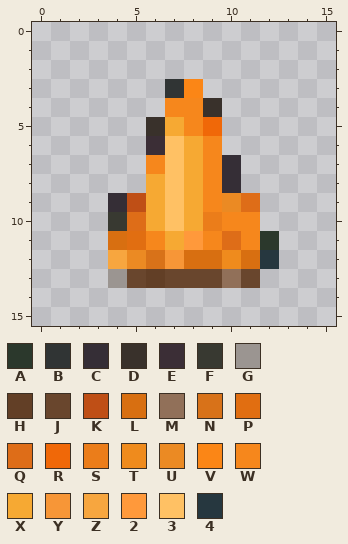
Pixel-art sprite: Assets/Art/gfx/road_cone.png. Above is the file before it was changed.
The file is 16x16 pixels. Colours within 5 levels of each other are drawn and written as one.
Palette (. is transparent): A #2b382c  B #303434  C #352e36  D #39312b  E #3b2e36  F #383931  G #9b9591  H #623f26  J #69462d  K #bf4f16  L #d86f11  M #917059  N #d87219  P #e16e11  Q #de6d18  R #f06808  S #eb7d1a  T #ef8b1d  U #eb8a23  V #fb8616  W #f6871c  X #f6a933  Y #f79637  Z #f7a63f  2 #ff993b  3 #ffc164  4 #26373f
And afterwards:
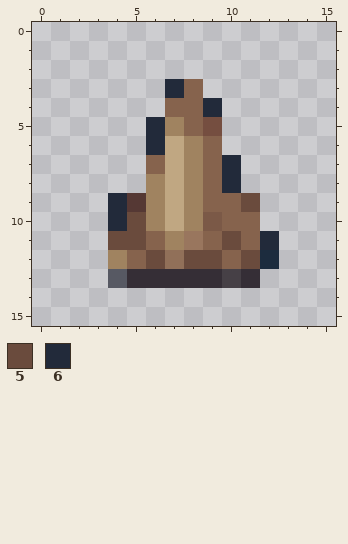
Colours new in this view: 5 #6a4b3d  6 #222a3a
The edit:
colour 2: #ff993b -> #99765e
colour 3: #ffc164 -> #c0a782
colour 4: #26373f -> #1c2c3e
colour G: #9b9591 -> #575963
colour K: #bf4f16 -> #553834
colour M: #917059 -> #464046
colour R: #f06808 -> #754e40
colour S: #eb7d1a -> #7b5947
colour W: #f6871c -> #86634d
colour X: #f6a933 -> #a08360
colour Y: #f79637 -> #917059
y 3: x 7..8 BV -> 6W
y 4: x 9 D -> 6
y 5: x 6 D -> 6
y 6: x 6 E -> 6
y 7..8: x 10 C -> 6
y 9: x 4 C -> 6; x 10..11 UQ -> W5
y 10: x 4..5 FQ -> 65
y 11: x 4..5 LP -> 55; x 10 Q -> 5; x 12 A -> 6
y 12: x 4..6 ZUN -> XW5; x 8..11 LLTL -> 55W5
y 13: x 5..9 JHJJJ -> CCCCC; x 11 J -> C
Boxes around the changes in both pictures, in picture pixels (x1, y1, x2, y2):
changed: (108, 79, 279, 288)
